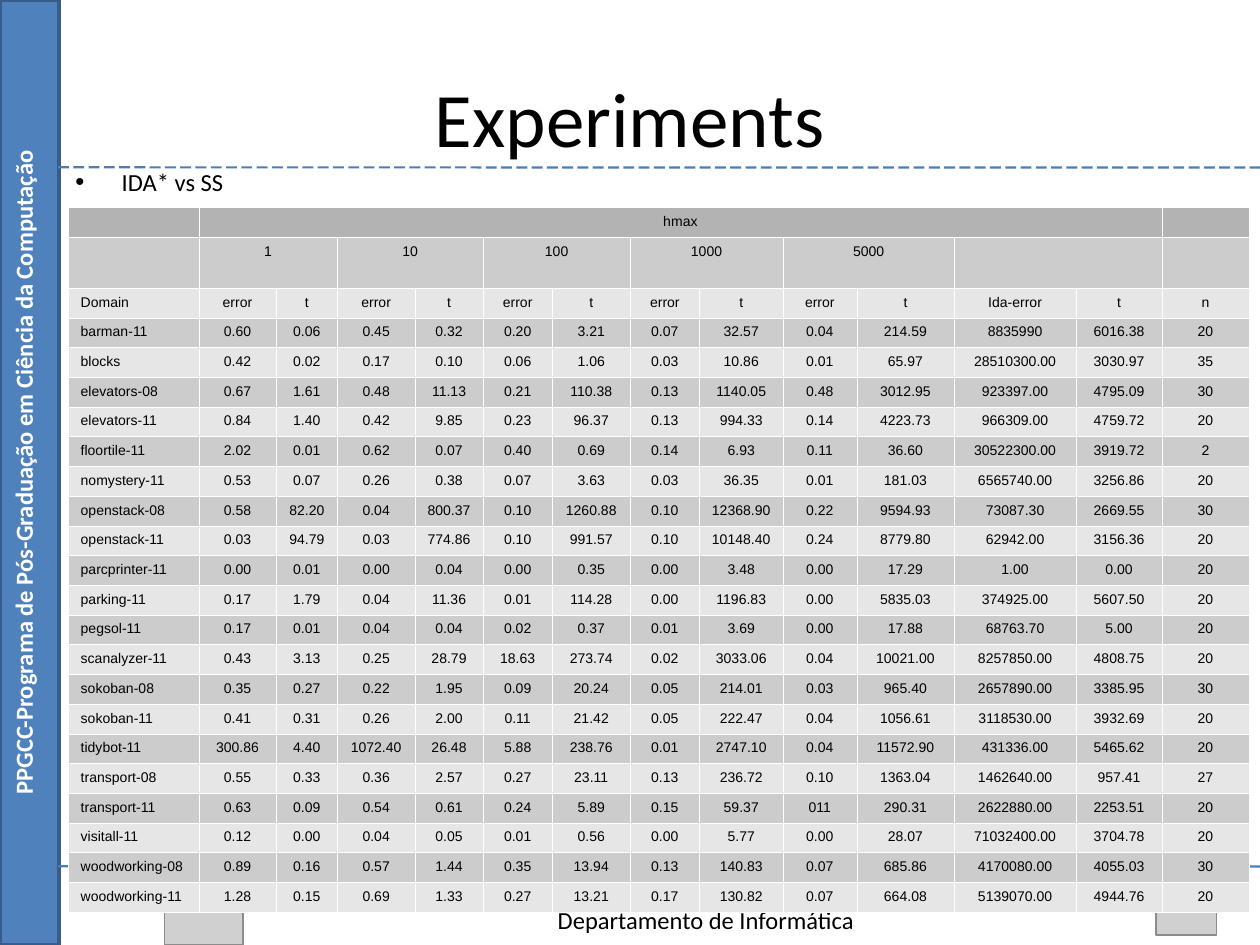
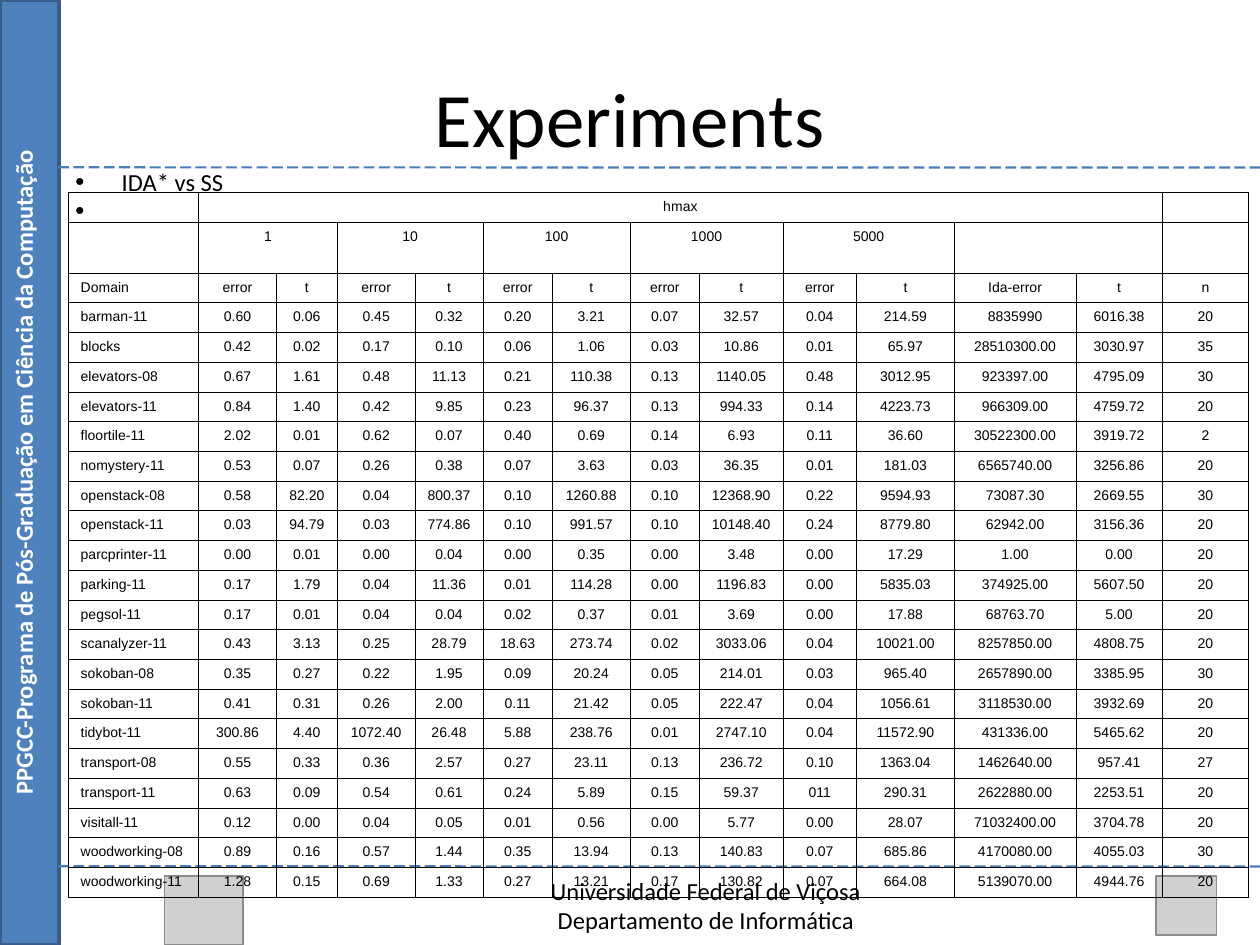
Before and after one commit to Marvinsky/research-marvin, a slide deck: slide 45 of latex/odp/selection heuristics.odp (slide 44 before the commit). Drawn at 1260x945 pixels with LibreOffice and Linux fonts; fonts in the diff are those of the drawing; grey boxes stand for pictures. Boxes give left, top, right and bottom in pixels: in the first picture for what was removed or moved away, otherwise in the second. Text is boxed around its words. In the diff, an @@ line names an element or a change of style, - is before the commit and + after.

```diff
--- a/latex/odp/selection heuristics.odp
+++ b/latex/odp/selection heuristics.odp
@@ table at [68, 193, 1249, 894] @@
@@ fill #B3B3B3 to none in row 1, column 2 @@
@@ fill #CCCCCC to none in 146 cells @@
@@ fill #E6E6E6 to none in 154 cells @@
@@ borders changed @@
@@ table: place and size @@
-table at [68, 208, 1249, 908]
+table at [68, 193, 1249, 894]
```
Also in this commit, not shown: 5 other slides changed, 1 slide added, 1 other file.
